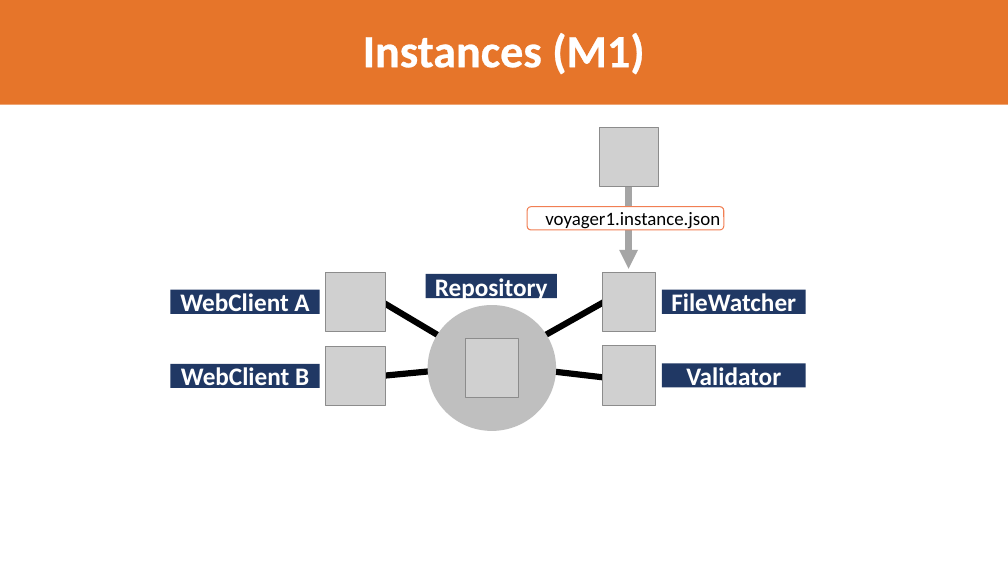
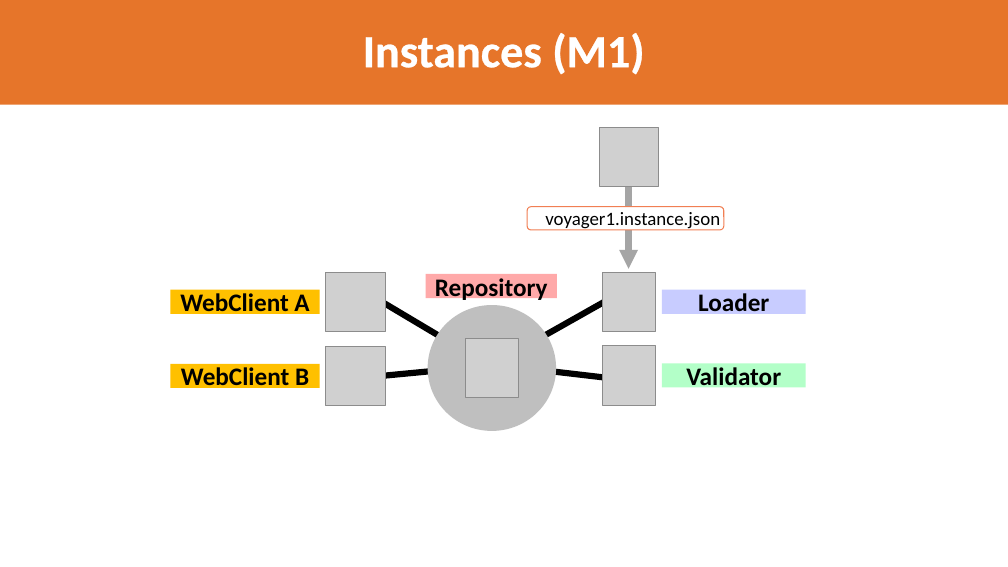
Before and after one commit to LionWeb-io/specification, a slide deck: slide 17 of resources/LangDev 2025 Talk.pptx. Drawn at 1008x567 pixels with LibreOffice and Linux fonts; fonts in the diff are those of the drawing; grey boxes stand for pictures; background and template pictures are left out. Boxes give left, top, right and bottom in pixels: in the first picture for what was removed or moved away, otherwise in the second. Text is boxed around its words. In the diff, an @@ line names an element or a change of style, - is before the commit and + after.

Commit message:
added first draft of playbook

```diff
--- a/resources/LangDev 2025 Talk.pptx
+++ b/resources/LangDev 2025 Talk.pptx
@@ rectangle "WebClient A" at [170,290,319,314]: text colour #FFFFFF to #000000; fill #203864 to #FFC000 @@
@@ rectangle "Repository" at [426,274,557,298]: text colour #FFFFFF to #000000; fill #203864 to #FFA9A9 @@
@@ rectangle "Loader" at [662,290,806,314]: fill #203864 to #C8CCFF @@
@@ text in rectangle at [698,293,769,318]: text changed; text colour #FFFFFF to #000000 @@
-FileWatcher
+Loader
@@ rectangle "WebClient B" at [170,364,319,388]: text colour #FFFFFF to #000000; fill #203864 to #FFC000 @@
@@ rectangle "Validator" at [662,364,806,388]: text colour #FFFFFF to #000000; fill #203864 to #B3FFC8 @@
```
